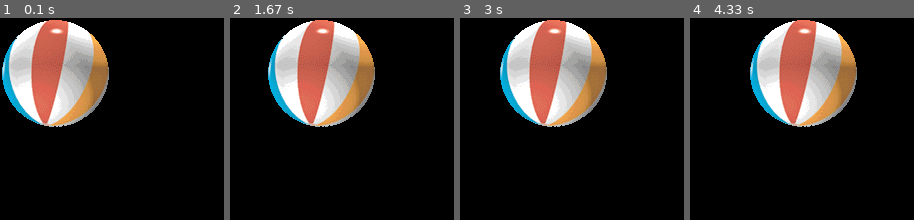
Above: before the commit, frames 1-4 (left to right).
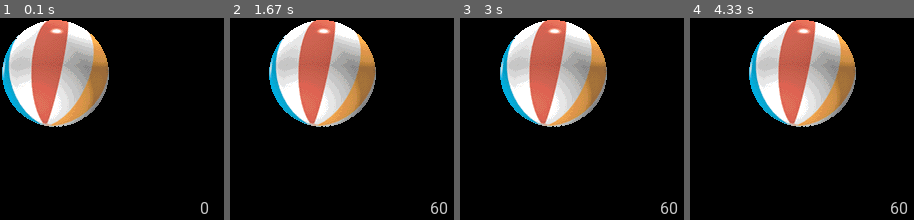
Above: after the commit, the same moments.

Repository: Ubiniti/pygame_game_prot
Game: pygame game, started from main.py
Two runs of this game, one before a commit and one after it. Both use one fixed random seed, a clock stepped at 60 frames per second and the inputs below.
Inputs:
- Up to frame 1 (0.1 s): no input
- Up to frame 2 (1.67 s): hold D 0.33-0.8 s; hold D 0.83-1.3 s; hold A from 1.33 s (still down)
- Up to frame 3 (3 s): release A at 1.87 s; hold A 1.9-2.3 s; hold D 2.33-2.97 s
- Up to frame 4 (4.33 s): hold A 3-3.47 s; hold D 3.5-3.97 s; hold D from 4 s (still down)

The runs differ from the first frame. In frame 1, 0.1% of the frame differs, in the area x 89-93%, y 91-98%; in frame 2, 3.0%, in the area x 16-97%, y 0-98%; in frame 3, 0.2%; in frame 4, 3.0%.

Commit message:
Add app config, player, clock, text alignment

Diff:
--- a/Application.py
+++ b/Application.py
@@ -15,6 +15,7 @@
     def __init__(self, window_size):
         self.window = Window(window_size)
         self.__keys_pressed = []
+        self.clock = Clock()
 
     def on_key_up(self, key: int, mod: int):
         pass
@@ -28,6 +29,9 @@
     def on_quit(self):
         sys.exit()
 
+    def on_update(self, detla_time: float):
+        pass
+
     def on_draw(self, window: 'Window'):
         pass
 
@@ -40,6 +44,9 @@
 
             self.__keys_pressed = pygame.key.get_pressed()
             self.on_key_pressed(self.__keys_pressed)
+
+            self.clock.tick()
+            self.on_update(self.clock.get_delta_time())
 
             self.window.clear()
             self.on_draw(self.window)
@@ -60,7 +67,28 @@
         drawable.draw(self)
 
 
-class Drawable:
+class Clock:
+    def __init__(self):
+        self.__pygame_clock = pygame.time.Clock()
+        self.__delta_time = 0.0
+
+    def tick(self) -> float:
+        self.__delta_time = self.__pygame_clock.tick()
+        return self.__delta_time
+
+    def get_delta_time(self) -> float:
+        return self.__delta_time
+
+    def get_fps(self):
+        return self.__pygame_clock.get_fps()
+
+
+class DrawableInterface:
+    def draw(self, window: Window):
+        pass
+
+
+class Drawable(DrawableInterface):
     def __init__(self, drawable):
         self.rect = drawable.get_rect()
         self.drawable = drawable
@@ -98,18 +126,47 @@
 
 
 class TextLabel(Drawable):
+    ALIGN_LEFT = 0b1000
+    ALIGN_CENTER = 0b1100
+    ALIGN_RIGHT = 0b0100
+    VERTICAL_ALIGN_TOP = 0b0010
+    VERTICAL_ALIGN_MIDDLE = 0b0011
+    VERTICAL_ALIGN_BOTTOM = 0b0001
+
     def __init__(self, font: Font):
         self.position = (0, 0)
         self.font = font
         drawable = font.render("", True, WHITE, BLACK)
         Drawable.__init__(self, drawable)
+        self.alignment = self.ALIGN_LEFT | self.VERTICAL_ALIGN_MIDDLE
 
     def set_text(self, text: str):
         self.drawable = self.font.render(text, True, WHITE, BLACK)
         self.rect = self.drawable.get_rect()
-        self.rect.center = self.position
+        self.rect.bottomleft = self.position
 
     def set_position(self, pos: Vector2F):
         x, y = pos
         self.position = int(x), int(y)
         self.rect.center = self.position
+
+    def set_alignment(self, alignment_flags):
+        self.alignment = alignment_flags
+
+    def __set_rect_position(self, position: Vector2F):
+        if self.alignment == self.ALIGN_LEFT | self.VERTICAL_ALIGN_BOTTOM:
+            self.rect.bottomleft = position
+        elif self.alignment == self.ALIGN_LEFT | self.VERTICAL_ALIGN_MIDDLE:
+            self.rect.midleft = position
+        elif self.alignment == self.ALIGN_LEFT | self.VERTICAL_ALIGN_TOP:
+            self.rect.topleft = position
+        elif self.alignment == self.ALIGN_RIGHT | self.VERTICAL_ALIGN_BOTTOM:
+            self.rect.bottomleft = position
+        elif self.alignment == self.ALIGN_RIGHT | self.VERTICAL_ALIGN_MIDDLE:
+            self.rect.midleft = position
+        elif self.alignment == self.ALIGN_RIGHT | self.VERTICAL_ALIGN_TOP:
+            self.rect.topleft = position
+        elif self.alignment == self.ALIGN_CENTER | self.VERTICAL_ALIGN_MIDDLE:
+            self.rect.center = position
+        else:
+            raise Exception('TextLabel alignment value is not allowed')
--- a/MyGame.py
+++ b/MyGame.py
@@ -1,18 +1,68 @@
 from typing import List
-from Application import Application, Window, ImageSprite, Image, Key
+from Application import Application, Window, ImageSprite, Image, Key, DrawableInterface, TextLabel, Font, Clock
+
+RIGHT = 1
+LEFT = -1
+
+
+config = {
+    'image': {
+        'player': 'asset/ball.gif'
+    },
+    'font': {
+        'roboto': 'asset/Roboto-Regular.ttf'
+    },
+    'player': {
+        'running_speed': 1.0
+    },
+    'interface': {
+        'fps_counter_position': (200, 200)
+    }
+}
 
 
 class MyGame(Application):
     def __init__(self):
         Application.__init__(self, (800, 600))
-        ball_image = Image("asset/ball.gif")
-        self.ball_sprite = ImageSprite(ball_image)
+        self.player = Player()
+        self.fps_label = FpsLabel()
+        self.fps_label.set_position(
+            tuple(config['interface']['fps_counter_position'])
+        )
 
     def on_key_pressed(self, keys: List[bool]):
         if keys[Key.K_a]:
-            self.ball_sprite.move((-1.0, 0.0))
+            self.player.run(LEFT)
         if keys[Key.K_d]:
-            self.ball_sprite.move((1.0, 0.0))
+            self.player.run(RIGHT)
+
+    def on_update(self, detla_time: float):
+        self.fps_label.update(self.clock)
 
     def on_draw(self, window: 'Window'):
-        window.draw(self.ball_sprite)
+        self.player.draw(window)
+        self.fps_label.draw(window)
+
+
+class Player(DrawableInterface):
+    def __init__(self):
+        self.sprite = ImageSprite(
+            Image(config['image']['player'])
+        )
+        self.running_speed = float(config['player']['running_speed'])
+
+    def run(self, direction: int):
+        self.sprite.move((float(direction) * self.running_speed, 0.0))
+
+    def draw(self, window: Window):
+        self.sprite.draw(window)
+
+
+class FpsLabel(TextLabel):
+    def __init__(self):
+        self.font = Font(config['font']['roboto'])
+        TextLabel.__init__(self, self.font)
+        self.set_alignment(self.ALIGN_RIGHT | self.VERTICAL_ALIGN_MIDDLE)
+
+    def update(self, clock: Clock):
+        self.set_text(str(round(clock.get_fps())))
